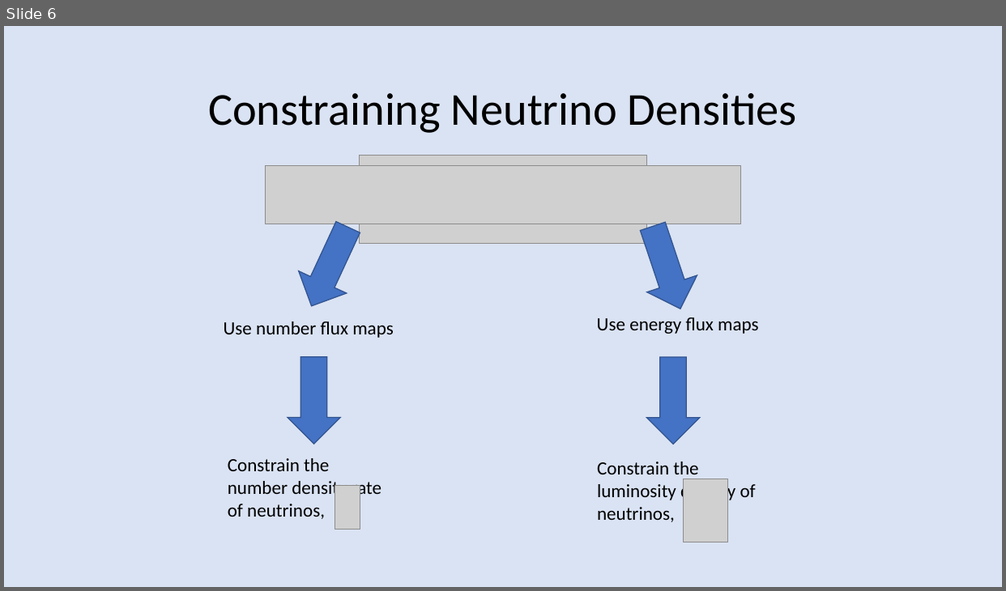
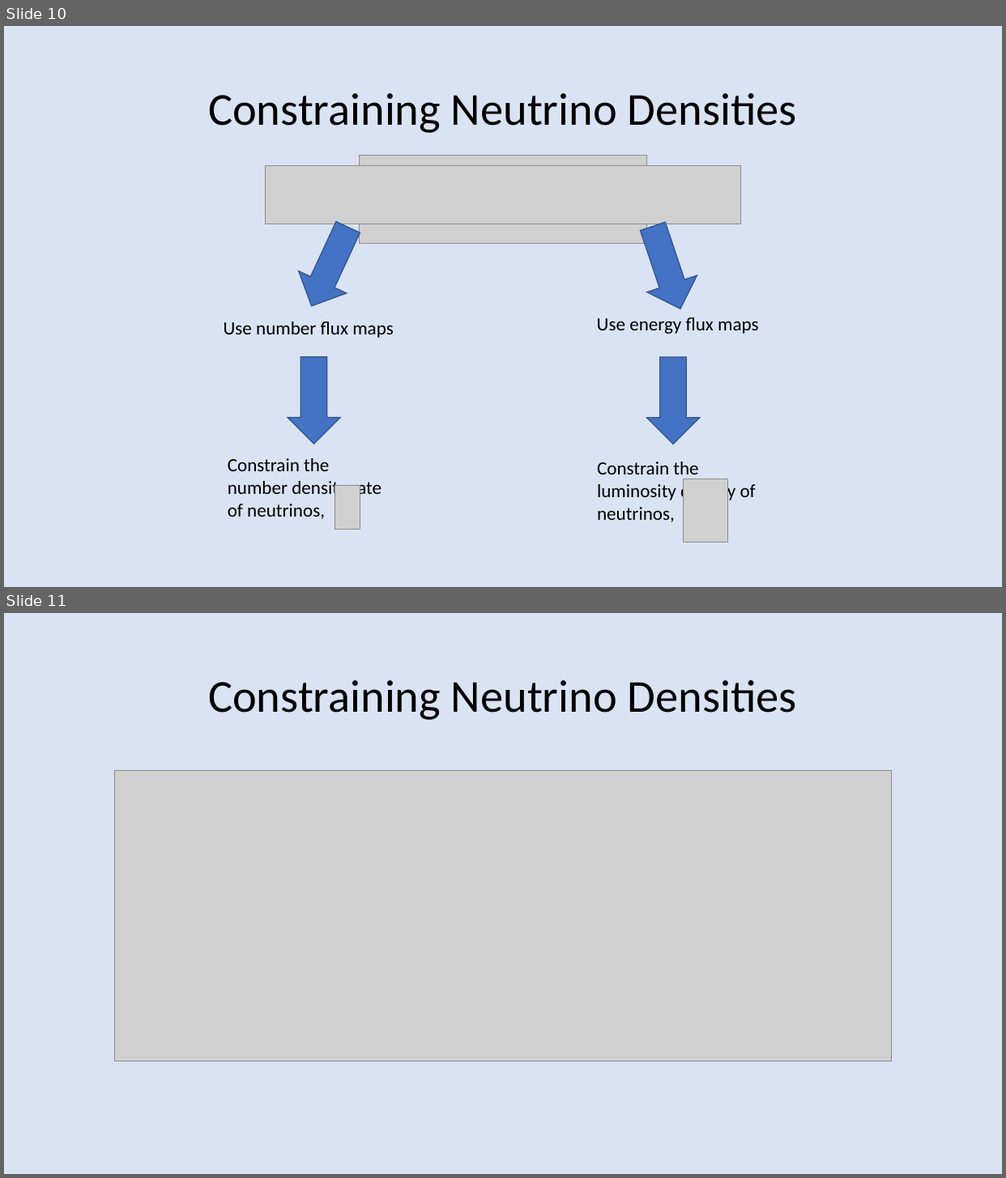
Before and after one commit to BenGPatterson/NeutrinoCrossCorrelations, a slide deck: Nuxcorr_slides.pptx. Shown one above the other, each under a label of ours: slide 6 before the commit, slides 10 and 11 after it. The pictures are 1006x591 and 1006x1178 pixels, drawn with LibreOffice and Linux fonts; fonts in the diff are those of the drawing; grey boxes stand for pictures. Boxes give left, top, right and bottom in pixels: in the first picture for what was removed or moved away, otherwise in the second. Text is boxed around its words. In the diff, an @@ line names an element or a change of style, - is before the commit and + after.

```diff
--- a/Nuxcorr_slides.pptx
+++ b/Nuxcorr_slides.pptx
@@ slide 11 added at [4,613,1002,1174], background #DAE3F3 @@
@@ title added at [208,680,797,720], 44 pt, text #000000 @@
+Constraining Neutrino Densities
@@ picture added at [115,770,891,1062] @@
@@ what was slide 6 is now slide 10 @@
```
Also in this commit, not shown: 10 other slides added.
